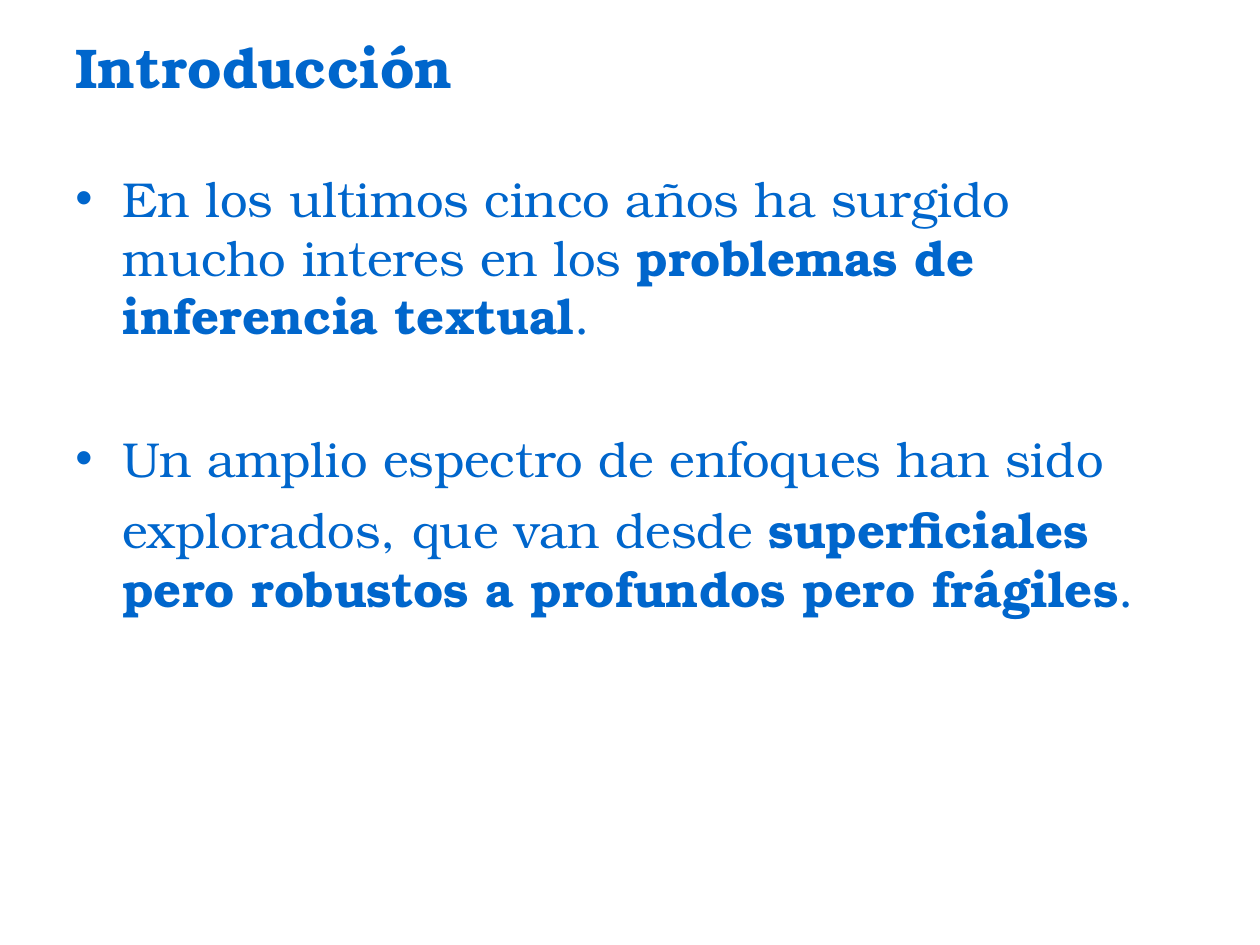
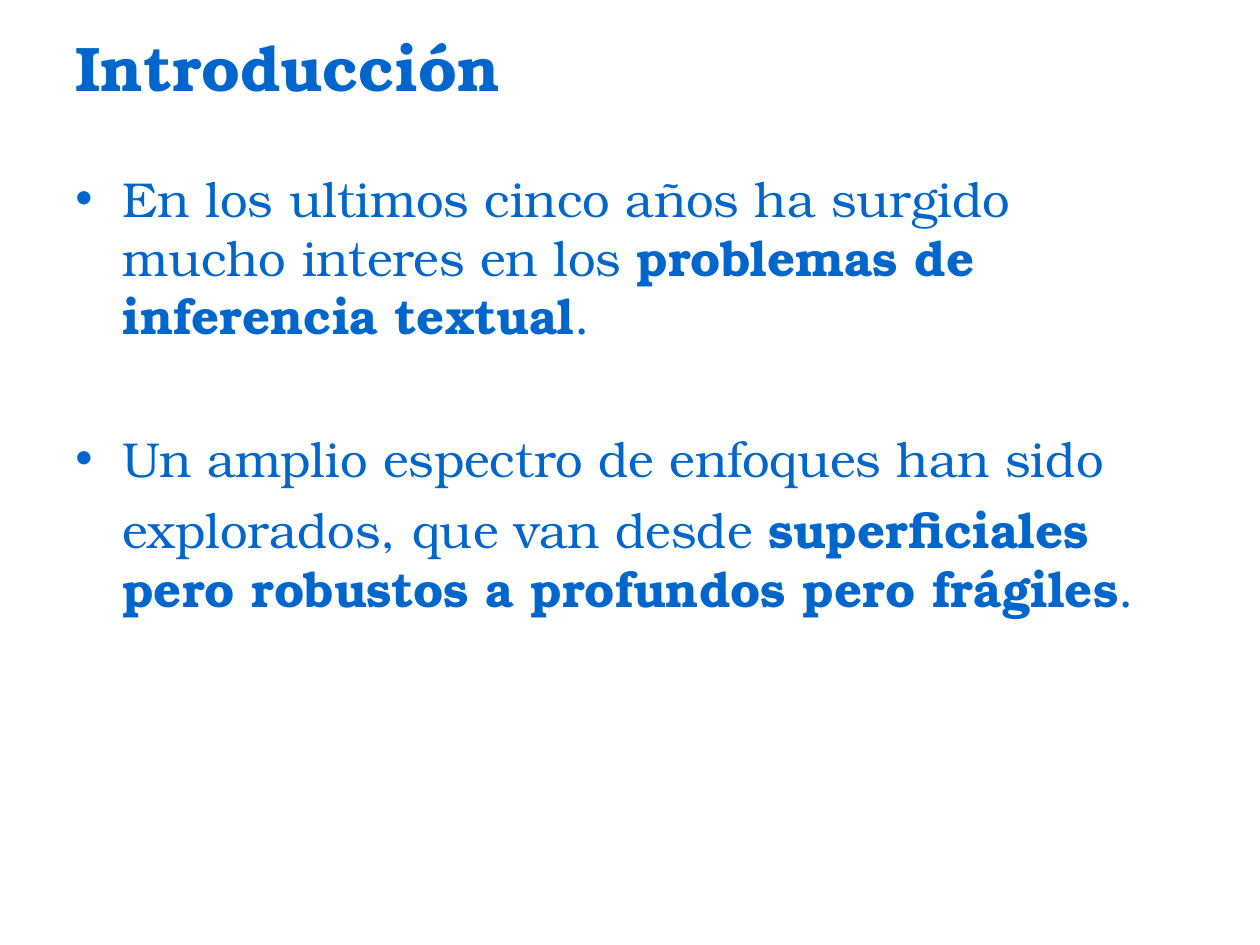
Before and after one commit to bestiapop/tangerine, a slide deck: slide 3 of Natural Logic for Textual Inference.ppt. Drawn at 1260x945 pixels with LibreOffice and Linux fonts; fonts in the diff are those of the drawing; background and template pictures are left out. Boxes give left, top, right and bottom in pixels: in the first picture for what was removed or moved away, otherwise in the second. Text is boxed around its words. In the diff, an @@ line names an element or a change of style, - is before the commit and + after.

```diff
--- a/Natural Logic for Textual Inference.ppt
+++ b/Natural Logic for Textual Inference.ppt
@@ title "Introducción" at [75,42,500,92]: size 32 to 36 pt @@
```
Also in this commit, not shown: 2 other slides changed, 9 slides added, 2 slides removed.
